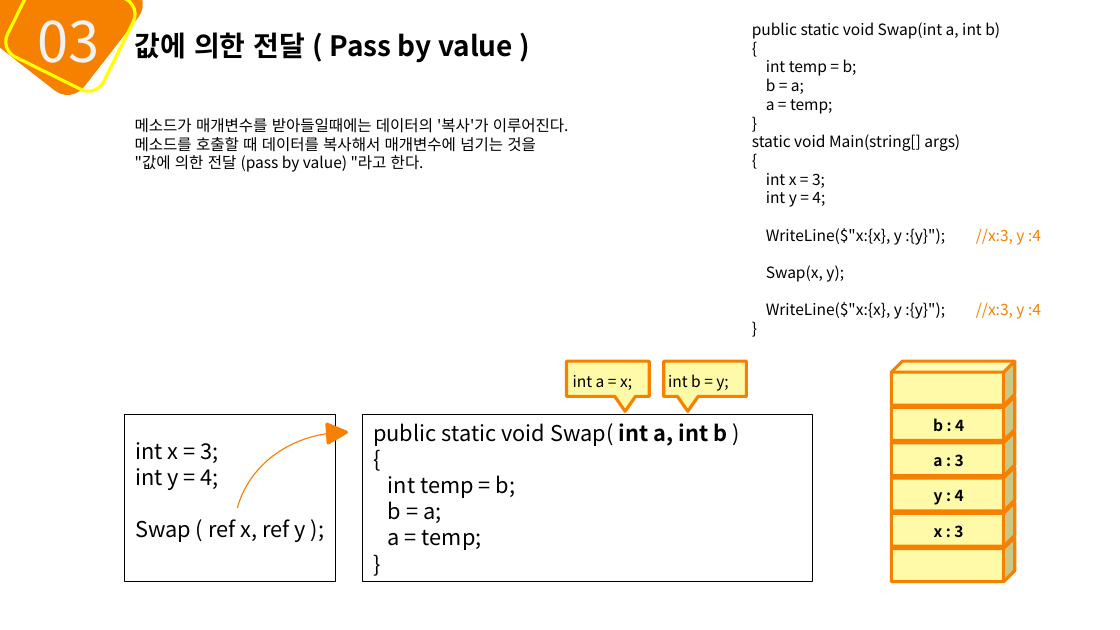
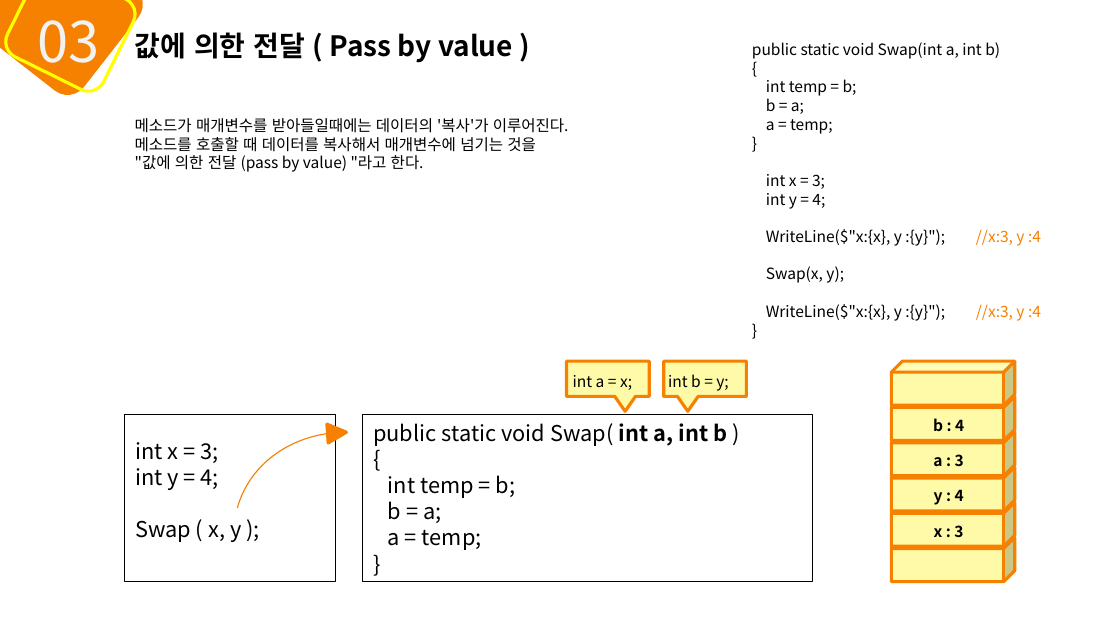
Before and after one commit to mins1119/C-, a slide deck: slide 22 of 2주차.pptx. Drawn at 1120x630 pixels with LibreOffice and Linux fonts; fonts in the diff are those of the drawing. Boxes give left, top, right and bottom in pixels: in the first picture for what was removed or moved away, otherwise in the second. Text is boxed around its words. In the diff, an @@ line names an element or a change of style, - is before the commit and + after.

```diff
--- a/2주차.pptx
+++ b/2주차.pptx
@@ text "public static void Swap(int a, ..." moved from (x1=752, y1=22, x2=1041, y2=319) to (x1=752, y1=42, x2=1041, y2=321) @@
@@ text at (x1=752, y1=134, x2=960, y2=151): paragraphs removed @@
-static void Main(string[] args)
-{
@@ text at (x1=135, y1=520, x2=241, y2=542): text changed @@
-Swap ( ref x, ref y );
+Swap ( x, y );
```
Also in this commit, not shown: 24 other slides changed.
